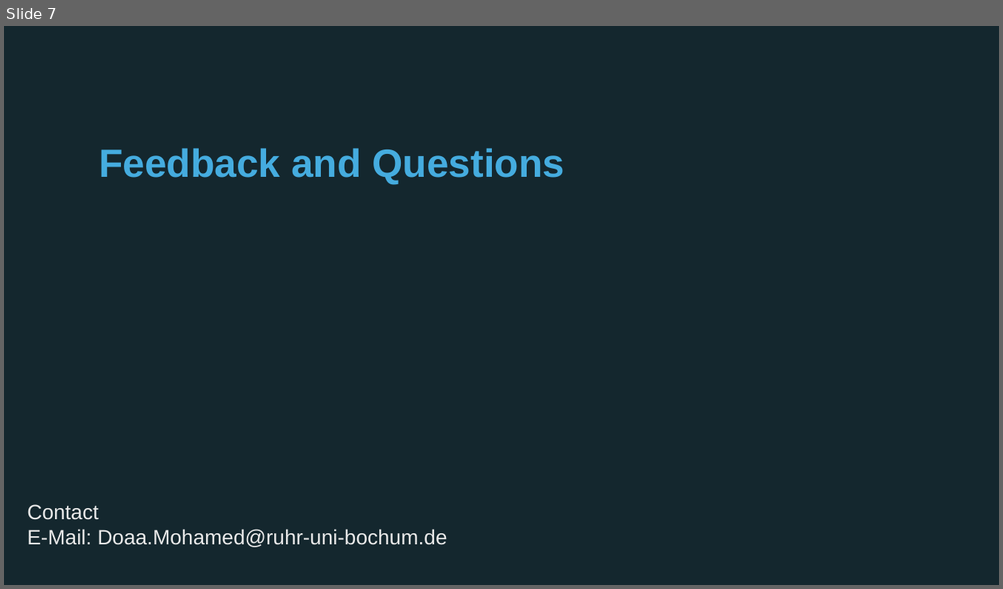
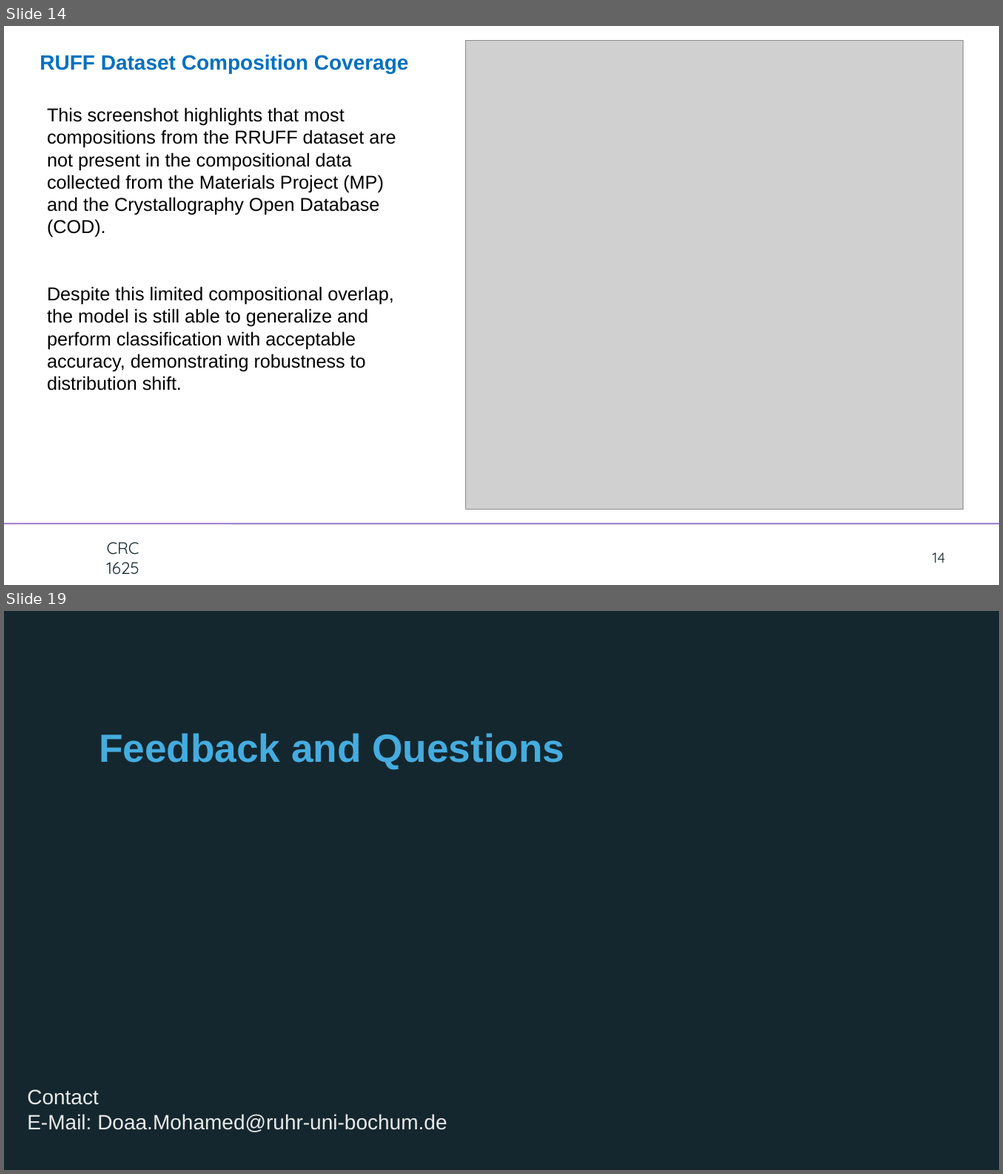
Before and after one commit to doaa1012/virtual_electrochemist, a slide deck: Meeting.pptx. Shown one above the other, each under a label of ours: slide 7 before the commit, slides 14 and 19 after it; the slides between them are not shown. The pictures are 1003x589 and 1003x1174 pixels, drawn with LibreOffice and Linux fonts; fonts in the diff are those of the drawing; grey boxes stand for pictures; background and template pictures are left out. Boxes give left, top, right and bottom in pixels: in the first picture for what was removed or moved away, otherwise in the second. Text is boxed around its words. In the diff, an @@ line names an element or a change of style, - is before the commit and + after.

```diff
--- a/Meeting.pptx
+++ b/Meeting.pptx
@@ slide 14 added at [4,26,999,585], background #FFFFFF; not listed: 1 template element that a slide beside it also shows @@
@@ picture added at [466,40,964,509] @@
@@ text added at [40,54,409,73], 20 pt, text #0070C0, bold @@
+RUFF Dataset Composition Coverage
@@ text added at [47,107,395,391], 18 pt, text #000000 @@
+This screenshot highlights that most compositions from the RRUFF dataset are not present in the compositional data collected from the Materials Project (MP) and the Crystallography Open Database (COD).
+Despite this limited compositional overlap, the model is still able to generalize and perform classification with acceptable accuracy, demonstrating robustness to distribution shift.
@@ text added at [106,543,139,574], 16 pt, text #14272E @@
+CRC
+1625
@@ page number added at [932,553,945,563], 14 pt, text #14272E @@
+14
@@ what was slide 7 is now slide 19 @@
```
Also in this commit, not shown: 11 other slides added, 37 other files.
